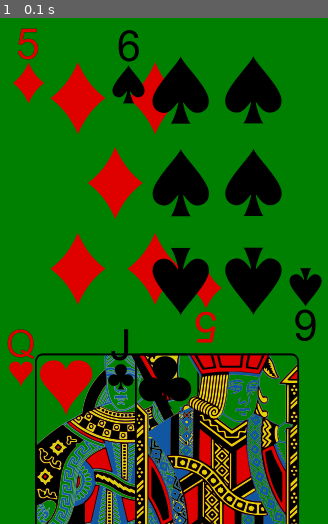
Above: before the commit, frame 1.
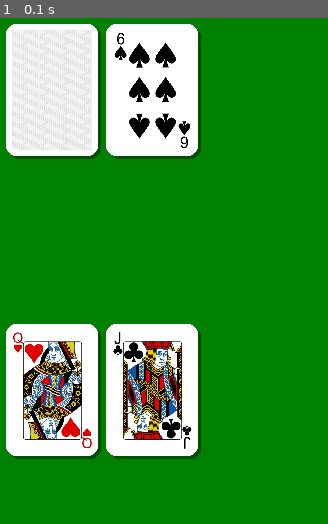
Above: after the commit, the same moment.

Repository: NathanGr33n/blackjack_pygame
Game: pygame game, started from main.py
The game is run twice, just before and just after one commit, with the same random seed, the same clock (stepped at 60 frames per second) and the same inputs.
Inputs:
- Up to frame 1 (0.1 s): no input

The runs differ from the first frame. In frame 1, 55% of the frame differs, in the area x 1-99%, y 1-100%.

Commit message:
Added SVG files of cards and implemented dealer card hiding

Diff:
--- a/deck.py
+++ b/deck.py
@@ -2,19 +2,19 @@
 # NathanGr33n
 # June 20, 2025
 
-import random #for shuffle
+import random
+import os
 
-SUITS = ['hearts', 'diamonds', 'clubs', 'spades'] #card suits
-RANKS = ['2', '3', '4', '5', '6', '7', '8', '9', '10', 'jack', 'queen', 'king', 'ace'] #card ranks
+SUITS = ['hearts', 'diamonds', 'clubs', 'spades']
+RANKS = ['2', '3', '4', '5', '6', '7', '8', '9', '10', 'jack', 'queen', 'king', 'ace']
 
-#card class
 class Card:
     def __init__(self, suit, rank):
         self.suit = suit
         self.rank = rank
-        self.image_path = f"assets/cards/{rank}_of_{suit}.png" #set image for card
+        # Use PNG image path
+        self.image_path = os.path.join("assets", "cards", "png", f"{rank}_of_{suit}.png")
 
-    #Sets value for j,q,k,a
     def value(self):
         if self.rank in ['jack', 'queen', 'king']:
             return 10
@@ -23,10 +23,9 @@
         else:
             return int(self.rank)
 
-#deck class
 class Deck:
     def __init__(self):
-        self.cards = [Card(suit, rank) for suit in SUITS for rank in RANKS] #initializes deck of cards
+        self.cards = [Card(suit, rank) for suit in SUITS for rank in RANKS]
         random.shuffle(self.cards)
 
     def deal(self):
--- a/main.py
+++ b/main.py
@@ -2,37 +2,70 @@
 # NathanGr33n
 # June 20, 2025
 
-import pygame #import game engine
+import pygame
 import sys
-from deck import Deck #import deck class from deck.py
+import os
+from deck import Deck
 
 # Setup
 pygame.init()
-WIDTH, HEIGHT = 800, 600 #window size variables
-screen = pygame.display.set_mode((WIDTH, HEIGHT)) #setting window size
-pygame.display.set_caption("Blackjack") #Set Display Caption
+WIDTH, HEIGHT = 800, 600
+screen = pygame.display.set_mode((WIDTH, HEIGHT))
+pygame.display.set_caption("Blackjack")
 
-# Load card back
-card_back = pygame.image.load("assets/cards/back.png")
+# Load card back image once
+card_back = pygame.image.load(os.path.join("assets", "cards", "png", "back.png")).convert_alpha()
+card_back = pygame.transform.scale(card_back, (80, 120))
 
-# Deck setup
+# Load and scale PNG cards
+def load_png_card(path, size=(80, 120)):
+    try:
+        image = pygame.image.load(path).convert_alpha()
+        return pygame.transform.scale(image, size)
+    except Exception as e:
+        print(f"Error loading PNG '{path}': {e}")
+        return None
+
+# Draw card with a white frame and drop shadow
+def draw_card_with_border(card_surface, x, y, card_size=(80, 120), border_thickness=6):
+    if card_surface is None:
+        return
+
+    width = card_size[0] + 2 * border_thickness
+    height = card_size[1] + 2 * border_thickness
+
+    shadow = pygame.Surface((width, height), pygame.SRCALPHA)
+    pygame.draw.rect(shadow, (0, 0, 0, 100), shadow.get_rect(), border_radius=10)
+    screen.blit(shadow, (x + 3, y + 3))
+
+    frame = pygame.Surface((width, height), pygame.SRCALPHA)
+    pygame.draw.rect(frame, (255, 255, 255), frame.get_rect(), border_radius=10)
+    screen.blit(frame, (x, y))
+
+    screen.blit(card_surface, (x + border_thickness, y + border_thickness))
+
+# Draw a hand; optionally hide the first card
+def draw_hand(hand, y, hide_first=False):
+    for i, card in enumerate(hand):
+        x = 100 + i * 100
+        if hide_first and i == 0:
+            draw_card_with_border(card_back, x, y)
+        else:
+            card_surface = load_png_card(card.image_path)
+            draw_card_with_border(card_surface, x, y)
+
+# Deal initial cards
 deck = Deck()
 player_hand = [deck.deal(), deck.deal()]
 dealer_hand = [deck.deal(), deck.deal()]
 
-# draw hand method, displays image for cards on screen with y value for location
-def draw_hand(hand, y):
-    for i, card in enumerate(hand):
-        card_image = pygame.image.load(card.image_path)
-        screen.blit(card_image, (100 + i * 100, y))
-
 # Game loop
 running = True
 while running:
-    screen.fill((0, 128, 0))  # Green background
+    screen.fill((0, 128, 0))  # Green felt background
 
-    draw_hand(player_hand, 400) #display player's cards
-    draw_hand(dealer_hand, 100) #display dealer's cards
+    draw_hand(player_hand, 400)                  # Player's full hand
+    draw_hand(dealer_hand, 100, hide_first=True) # Dealer's hand (first card hidden)
 
     for event in pygame.event.get():
         if event.type == pygame.QUIT:
@@ -40,6 +73,5 @@
 
     pygame.display.flip()
 
-#deactivating libraries
 pygame.quit()
 sys.exit()
Renamed: assets/cards/10_of_clubs.png -> assets/cards/png/10_of_clubs.png
Renamed: assets/cards/10_of_diamonds.png -> assets/cards/png/10_of_diamonds.png
Renamed: assets/cards/10_of_hearts.png -> assets/cards/png/10_of_hearts.png
Renamed: assets/cards/10_of_spades.png -> assets/cards/png/10_of_spades.png
Renamed: assets/cards/2_of_clubs.png -> assets/cards/png/2_of_clubs.png
Renamed: assets/cards/2_of_diamonds.png -> assets/cards/png/2_of_diamonds.png
Renamed: assets/cards/2_of_hearts.png -> assets/cards/png/2_of_hearts.png
Renamed: assets/cards/2_of_spades.png -> assets/cards/png/2_of_spades.png
Renamed: assets/cards/3_of_clubs.png -> assets/cards/png/3_of_clubs.png
Renamed: assets/cards/3_of_diamonds.png -> assets/cards/png/3_of_diamonds.png
Renamed: assets/cards/3_of_hearts.png -> assets/cards/png/3_of_hearts.png
Renamed: assets/cards/3_of_spades.png -> assets/cards/png/3_of_spades.png
(and 98 more such lines)
